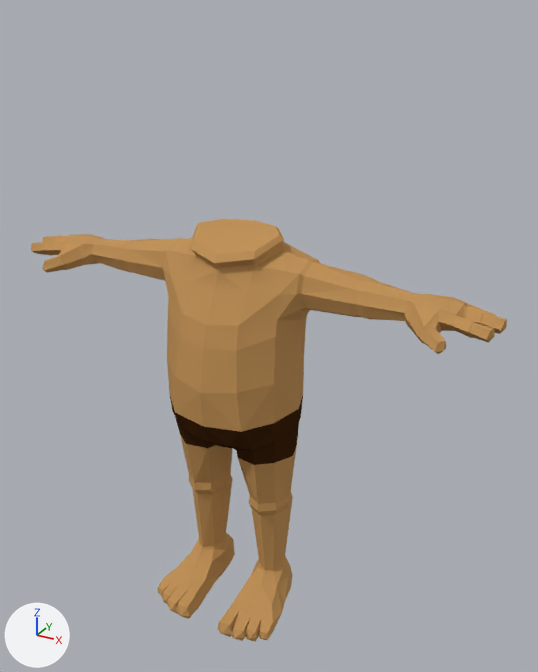
The Blender file AnimatorLogic/Models/SpaCharacters/SpaMan.blend as it was, and as the next commit left it.
One viewpoint serves both versions: a camera (50 mm lens) standing at (0.791, -1.288, 1.355) and looking at (0.056, 0.049, 0.686). The axes (+X, +Y, +Z) are drawn at lower left. The lights are the same throughout. The first picture is the older version. The same objects are shown in both versions, whatever each file hides.

In view in the first picture: 'SpaMan_v0_source'.
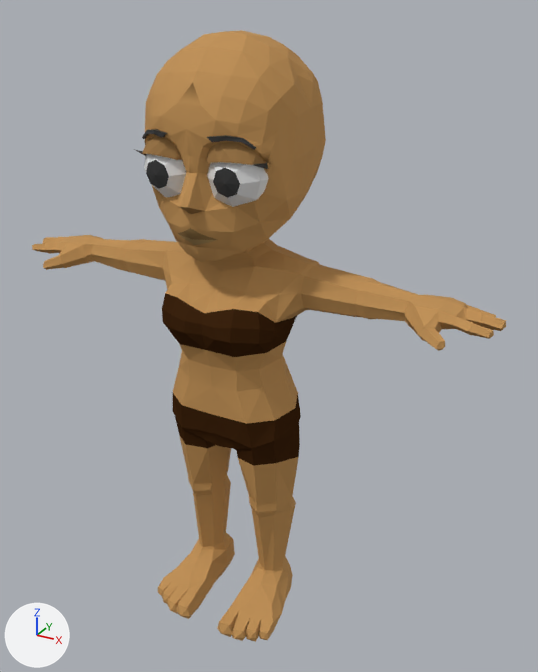
What the commit changed:
Picture 'WomanMouthCalm.png' (img_womanmouthcalm_png) is new.
Material 'WomanCalm' (mat_womancalm) is new.
Its texture is img_womanmouthcalm_png.
Its roughness is 0.8.
Its specular ior level is 0.1.
me_tripo_mesh_d4a22c0f_b4eb_43c8_9cae_52d147235c9f_001 is used by ob_spaman_v0_source; location (0.0, 0.0, 0.0).
me_tripo_mesh_d4a22c0f_b4eb_43c8_9cae_52d147235c9f_001 had 361 vertices, 547 faces and spanned x 0.0..0.566, y -0.184..0.121, z 0.002..0.935.
me_tripo_mesh_d4a22c0f_b4eb_43c8_9cae_52d147235c9f_001 now has 381 vertices, 579 faces and spans x 0.0..0.565, y -0.184..0.12, z 0.002..0.938.
Part 1, on me_tripo_mesh_d4a22c0f_b4eb_43c8_9cae_52d147235c9f_001:
24 vertices are removed from x 0.0..0.157, y -0.115..0.121, z 0.644..0.935.
51 faces are deleted.
80 vertices move from x 0.0..0.271, y -0.147..0.121, z 0.274..0.908 to x 0.0..0.271, y -0.12..0.12, z 0.262..0.905.
44 vertices are added at x 0.0..0.133, y -0.143..0.1, z 0.628..0.938.
60 new faces join them, mat_body (orange #c29359).
23 new faces join them, mat_pants (brown #3f2611).
Part 2, on me_tripo_mesh_d4a22c0f_b4eb_43c8_9cae_52d147235c9f_001:
8 vertices in x 0.394..0.452, y -0.025..0.058, z 0.847..0.851 move by (0.0, 0.0, -0.001).
6 vertices in x 0.396..0.523, y -0.027..0.068, z 0.832..0.858 move by (0.0, 0.0, -0.002).
6 vertices in x 0.391..0.446, y -0.024..0.06, z 0.801..0.808 move by (0.0, 0.0, 0.003).
5 vertices in x 0.403..0.502, y -0.029..0.063, z 0.798..0.812 move by (0.0, 0.0, 0.004).
5 vertices in x 0.386..0.522, y -0.055..0.019, z 0.792..0.811 move by (0.0, 0.0, 0.005).
5 vertices in x 0.39..0.448, y -0.028..0.075, z 0.822..0.825 move by (0.0, 0.0, 0.001).
73 vertices move from x 0.393..0.566, y -0.089..0.081, z 0.786..0.851 to x 0.393..0.565, y -0.087..0.079, z 0.793..0.847.
Mesh me_spamanhead_005 is new.
It has 16 vertices, 20 faces and spans x 0.044..0.1259, y -0.1592..-0.1183, z 1.1262..1.1504.
It uses material mat_black (black #2e2e2e).
Mesh me_spamanhead_002 is new.
It has 49 vertices, 77 faces and spans x 0.006..0.149, y -0.155..0.0, z 1.09..1.164.
Faces by material slot: [4, 73].
It uses material mat_black (black #2e2e2e).
It uses material mat_body2 (brown #a07949).
Mesh me_spamanhead_001 is new.
It has 34 vertices, 48 faces and spans x 0.003..0.142, y -0.154..-0.005, z 0.999..1.149.
Faces by material slot: [8, 40].
It uses material mat_black (black #2e2e2e).
It uses material mat_white (white #e7e7e7).
Mesh me_tripo_mesh_761ffec0_a5b0_4ec1_830b_d53ce27e4fd4_001 is new.
It has 139 vertices, 245 faces and spans x 0.0..0.162, y -0.184..0.193, z 0.901..1.317.
Faces by material slot: [222, 2, 21].
It uses material mat_body (orange #c29359).
It uses material mat_body2 (brown #a07949).
It uses material mat_womancalm (picture img_womanmouthcalm_png).
Object 'SpaMan_HeadArtmature_v3.001' (ob_spaman_headartmature_v3_001) is new; it shows me_spamanhead_005.
Its location is (0.0, 0.0, 0.0).
It gains a MIRROR modifier named 'Mirror'.
Object 'EyeLash' (ob_eyelash) is new; it shows me_spamanhead_002.
Its location is (0.0, 0.0, 0.0).
It gains a MIRROR modifier named 'Mirror'.
Object 'Eye' (ob_eye) is new; it shows me_spamanhead_001.
Its location is (0.0, 0.0, 0.0).
It gains a MIRROR modifier named 'Mirror'.
Modifier setting: use_clip = True.
Object 'SpaWomanHead' (ob_spawomanhead) is new; it shows me_tripo_mesh_761ffec0_a5b0_4ec1_830b_d53ce27e4fd4_001.
Its location is (0.0, 0.0, 0.0).
It gains a MIRROR modifier named 'Mirror'.

Where the change shows, as pixel boxes (x1, y1, x2, y2) in the pictures (538 x 672 px; the box of a moved part takes in the faces that stretch with it):
'SpaMan_v0_source', reshaped
    before: (31, 219, 507, 642)
    after: (32, 235, 506, 642)
'SpaWomanHead', added (brown)
    after: (145, 30, 326, 262)
    faces in mat_body (orange #c29359): (145, 30, 326, 239)
    faces in mat_womancalm (picture img_womanmouthcalm_png): (154, 192, 267, 262)
'Eye', added
    after: (144, 154, 269, 207)
    faces in mat_white (white #e7e7e7): (144, 154, 269, 207)
    faces in mat_black (black #2e2e2e): (146, 160, 240, 198)
'EyeLash', added
    after: (134, 135, 269, 169)
    faces in mat_body2 (brown #a07949): (142, 135, 269, 169)
'SpaMan_HeadArtmature_v3.001', added
    after: (142, 129, 256, 150)
part 1 of me_tripo_mesh_d4a22c0f_b4eb_43c8_9cae_52d147235c9f_001, moved or reshaped
    before: (144, 219, 371, 555)
    after: (144, 239, 370, 555)
part 2 of me_tripo_mesh_d4a22c0f_b4eb_43c8_9cae_52d147235c9f_001, moved or reshaped
    before: (31, 234, 507, 354)
    after: (32, 235, 506, 351)
